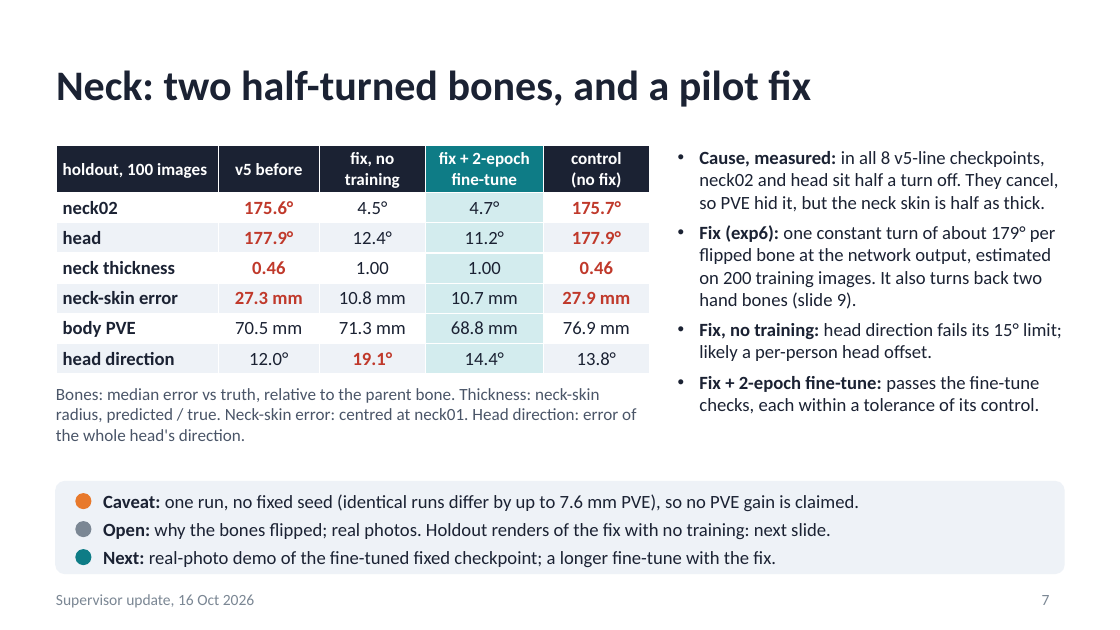
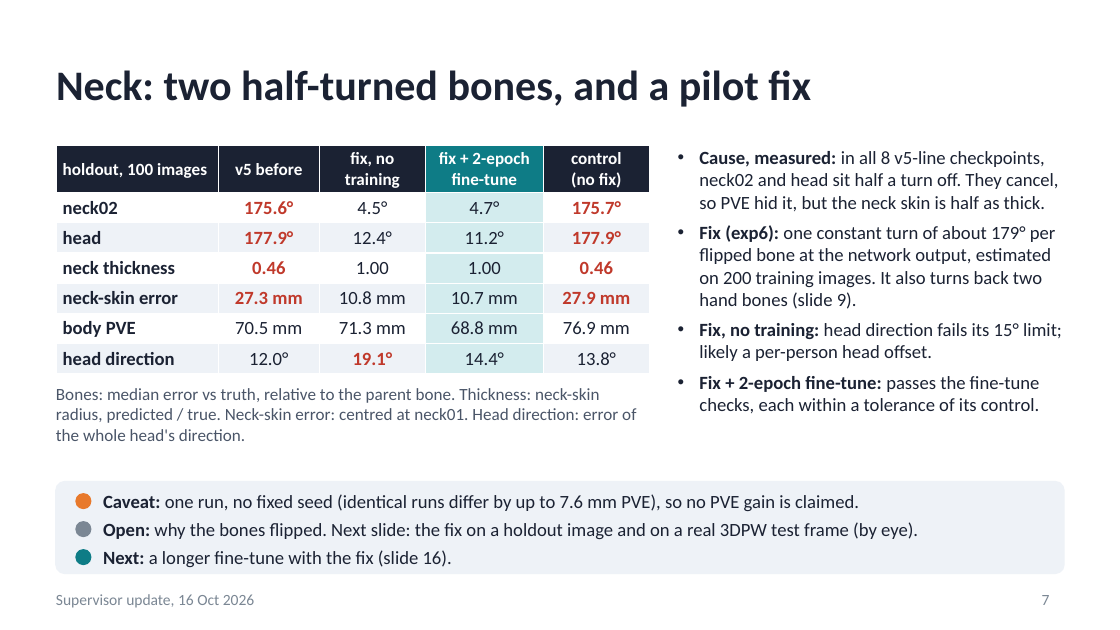
Before and after one commit to saadnajib/Multi-Person-Whole-Body-Human-Mesh-Recovery-in-a-Single-Shot-with-Annyone-dataset-and-3dpw-dataset, a slide deck: slide 7 of docs/supervisor_update_2026-10-16.pptx. Drawn at 1120x630 pixels with LibreOffice and Linux fonts; fonts in the diff are those of the drawing. Boxes give left, top, right and bottom in pixels: in the first picture for what was removed or moved away, otherwise in the second. Text is boxed around its words. In the diff, an @@ line names an element or a change of style, - is before the commit and + after.

```diff
--- a/docs/supervisor_update_2026-10-16.pptx
+++ b/docs/supervisor_update_2026-10-16.pptx
@@ text at <box>103,522,918,539</box>: text changed @@
-Open: why the bones flipped; real photos. Holdout renders of the fix with no training: next slide.
+Open: why the bones flipped. Next slide: the fix on a holdout image and on a real 3DPW test frame (by eye).
@@ text at <box>103,550,452,567</box>: text changed @@
-Next: real-photo demo of the fine-tuned fixed checkpoint; a longer fine-tune with the fix.
+Next: a longer fine-tune with the fix (slide 16).
```
Also in this commit, not shown: 3 other slides changed, 4 other files.
